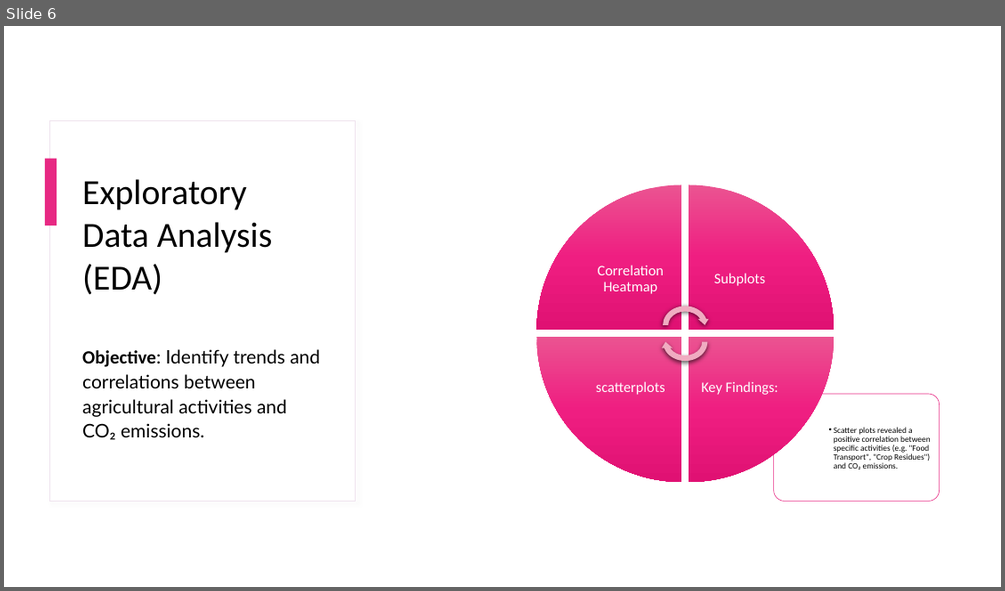
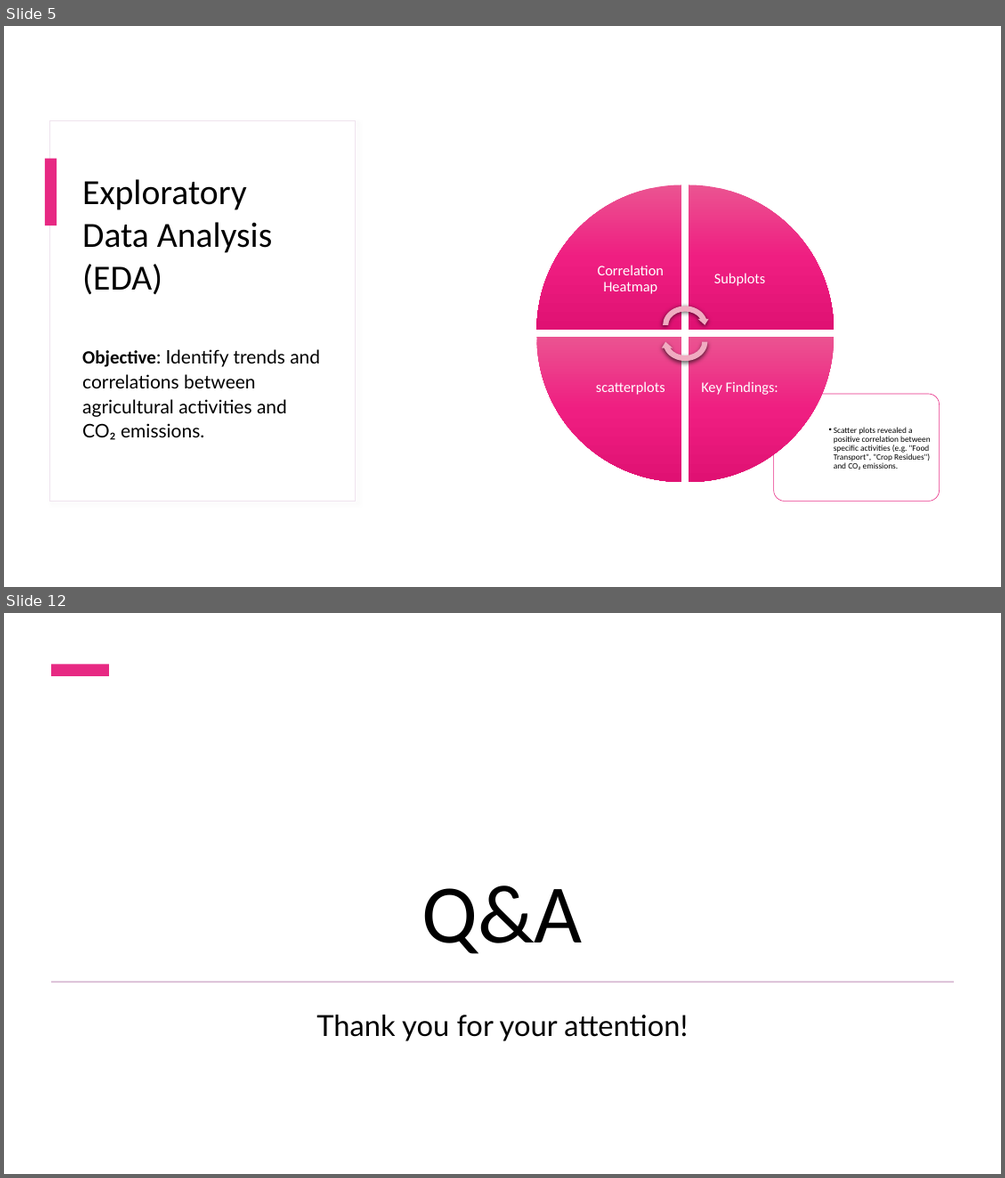
Before and after one commit to MelShongwe/2401PTDS_Regression_Project, a slide deck: Presentation Slide Deck .pptx. Shown one above the other, each under a label of ours: slide 6 before the commit, slides 5 and 12 after it; the slides between them are not shown. The pictures are 1005x591 and 1005x1178 pixels, drawn with LibreOffice and Linux fonts; fonts in the diff are those of the drawing. Boxes give left, top, right and bottom in pixels: in the first picture for what was removed or moved away, otherwise in the second. Text is boxed around its words. In the diff, an @@ line names an element or a change of style, - is before the commit and + after.

```diff
--- a/Presentation Slide Deck .pptx
+++ b/Presentation Slide Deck .pptx
@@ slide 12 added at box(4, 613, 1001, 1174), background #FFFFFF @@
@@ rectangle added at box(51, 665, 109, 676), fill #E72983 @@
@@ title added at box(422, 885, 582, 954), 80 pt, text #000000 @@
+Q&A
@@ rectangle added at box(51, 981, 954, 982), fill #D8B9D3 @@
@@ subtitle added at box(316, 1014, 688, 1041), 28 pt, text #000000 @@
+Thank you for your attention!
@@ what was slide 6 is now slide 5 @@
```
Also in this commit, not shown: 1 slide changed, 5 other slides added, 2 slides removed.
